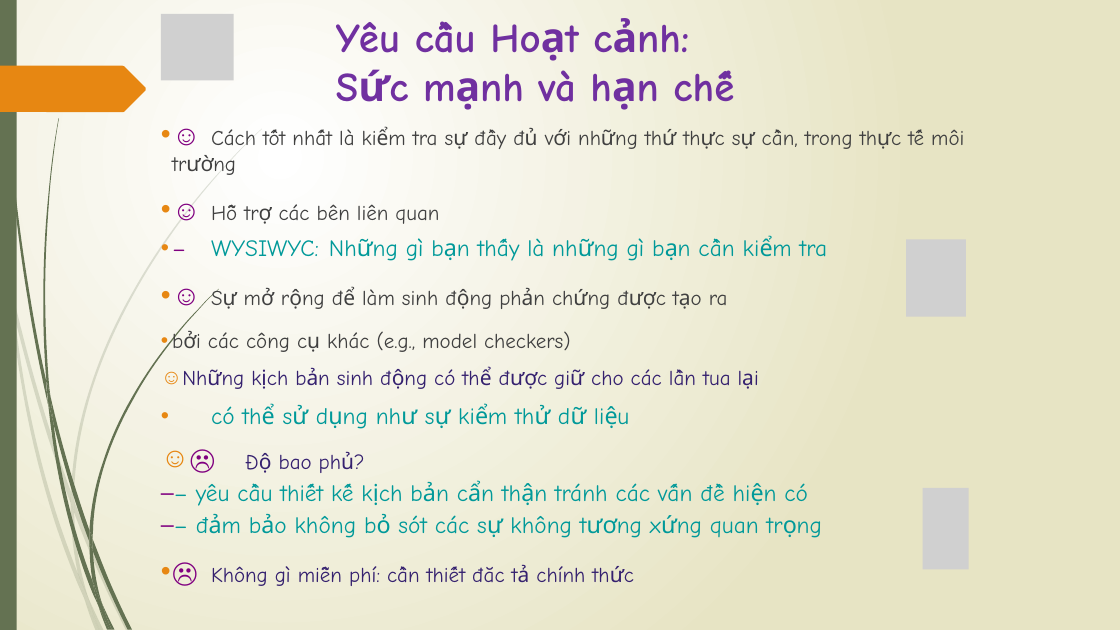
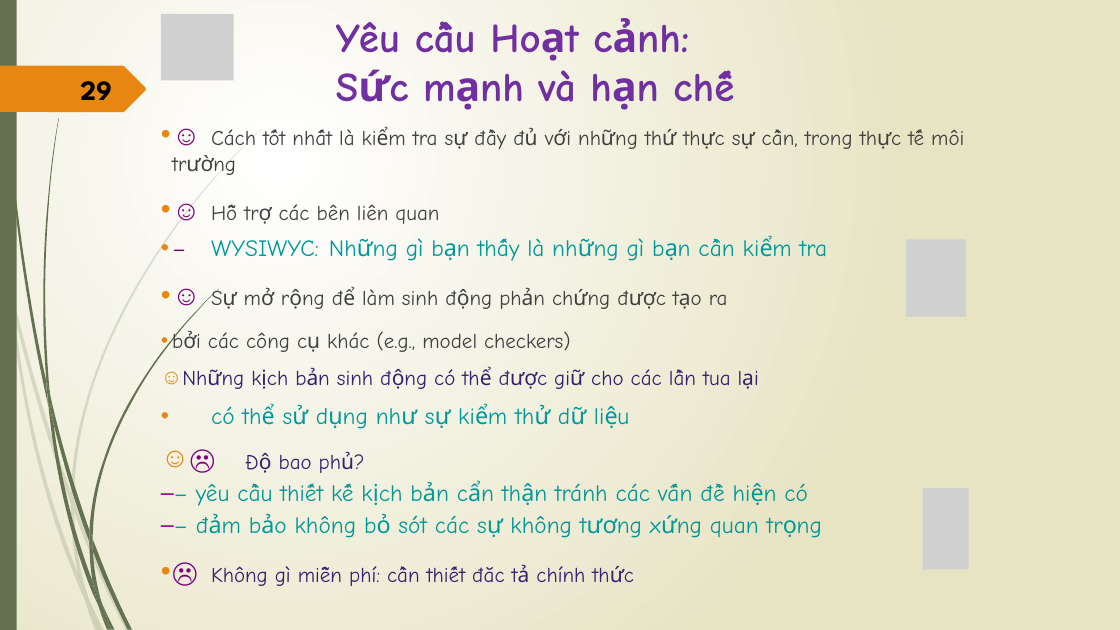
Before and after one commit to vutuanhai237/CourseMaterials, a slide deck: slide 29 of SE357-Requirement engineering/Slides/Lý thuyết/Bài 6.pptx. Drawn at 1120x630 pixels with LibreOffice and Linux fonts; fonts in the diff are those of the drawing; grey boxes stand for pictures. Boxes give left, top, right and bottom in pixels: in the first picture for what was removed or moved away, otherwise in the second. Text is boxed around its words. In the diff, an @@ line names an element or a change of style, - is before the commit and + after.

```diff
--- a/SE357-Requirement engineering/Slides/Lý thuyết/Bài 6.pptx
+++ b/SE357-Requirement engineering/Slides/Lý thuyết/Bài 6.pptx
@@ page number added at box(80, 81, 112, 100), 24 pt, text #000000, bold @@
+29
```
Also in this commit, not shown: 35 other slides changed, 19 other files.
